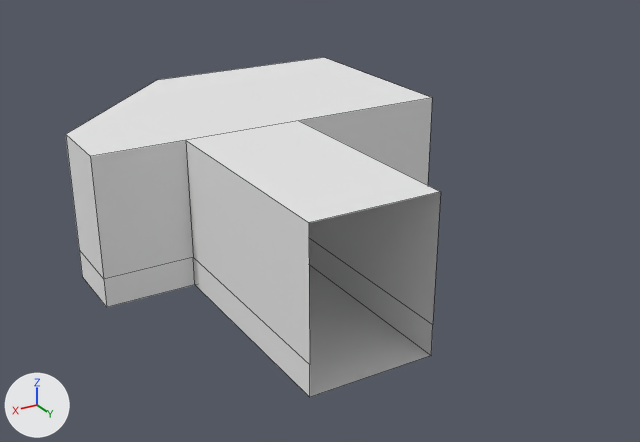
The OBJ model Assets/Models/Rooma7.obj as it was, and as the next commit left it.
One viewpoint serves both versions: a 50 mm lens placed at (4.76, 9.81, 5.4), pointed at (-0.31, 1.35, 1.17). Every picture has the same lights, and +X, +Y and +Z are marked at lower left. Mesh edges are drawn as thin lines. Where no turn or scale is listed for an object, it has been applied to the vertices. Vertices at the same position are counted once.

Objects in the first picture: 'Rooma7'.
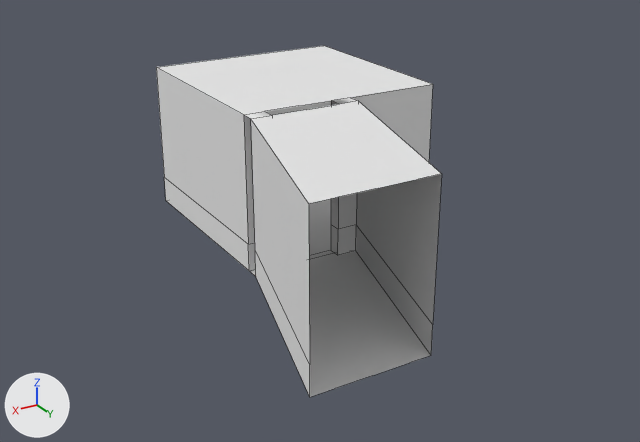
Location of each change, (x1, y1, x2, y2) in pixels of the pictures (640 x 442 px):
'Rooma7', reshaped
    before: (66, 57, 440, 397)
    after: (156, 46, 442, 397)

The change, as a diff of the scene's bpy script:
```diff
--- a/Assets/Models/Rooma7.obj.py
+++ b/Assets/Models/Rooma7.obj.py
@@ me_rooma7 @@
 # used by ob_rooma7; location = (0.0, 0.0, 0.0)
-me_rooma7.from_pydata(...)  # 27 vertices, 16 faces; spans x -3.0..2.0, y -3.0..3.0, z 0.0..2.0
+me_rooma7.from_pydata(...)  # 58 vertices, 36 faces; spans x -3.0..0.8, y -3.0..6.0, z 0.0..2.2
+# me_rooma7 part 1
+# 8 vertices are removed from x -0.8..2.0, y -1.0..0.0, z 0.0..2.0
+# 15 faces are deleted
+# 5 vertices in x -3.0..0.8, y -3.0..3.0, z 2.0 move by (0.0, 0.0, 0.2)
+# 3 vertices move from x 0.8..2.0, y -1.0..0.0, z 0.4..2.0 to x 0.0, y 0.0..0.2, z 0.4..2.2
+# 18 vertices are added at x -1.6..-0.3, y 0.0..3.0, z 0.0..2.2
+# 5 new vertices lie (-0.3, 0.0, 0.0) away from vertices in x 0.8..2.0, y -1.0..3.0, z 0.0..2.0
+# 5 new vertices lie (0.0, 0.0, -0.4) away from vertices in x -0.3..2.0, y -1.0..0.2, z 0.4..2.2
+# 5 new vertices lie (-0.5, 0.0, 0.0) away from vertices in x -0.8..0.5, y 0.0..3.0, z 0.0..2.2
+# 5 new vertices lie (0.0, -0.2, 0.0) away from vertices in x -1.3..0.8, y 0.0..0.2, z 1.8..2.2
+# 35 new faces join them
 me_rooma7.materials.append(mat_tunnelmain)
```
